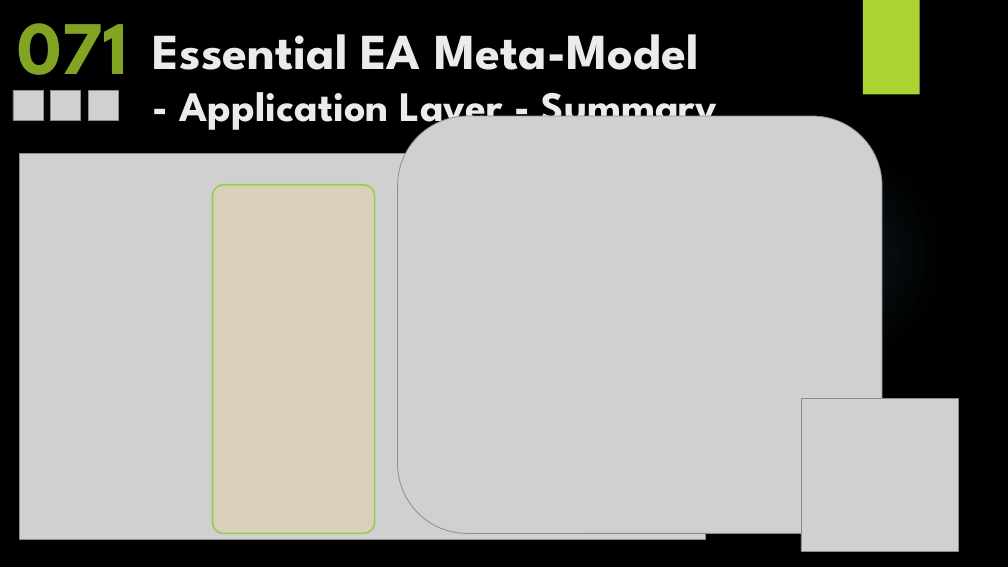
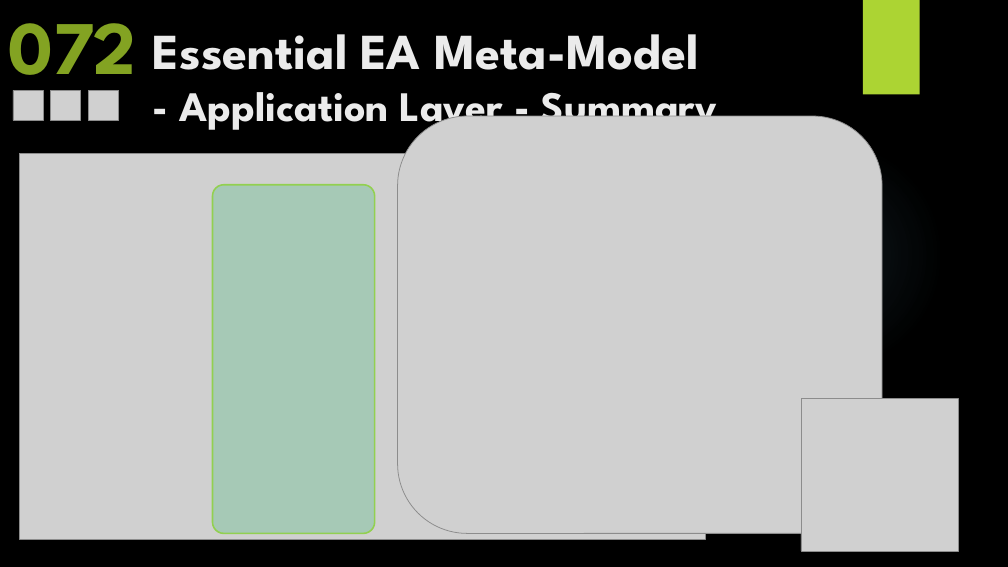
Before and after one commit to yasenstar/EA_MetaModel, a slide deck: slide 133 of Master_EAS_Meta-Model.pptx (slide 131 before the commit). Drawn at 1008x567 pixels with LibreOffice and Linux fonts; fonts in the diff are those of the drawing; grey boxes stand for pictures; background and template pictures are left out. Boxes give left, top, right and bottom in pixels: in the first picture for what was removed or moved away, otherwise in the second. Text is boxed around its words. In the diff, an @@ line names an element or a change of style, - is before the commit and + after.

```diff
--- a/Master_EAS_Meta-Model.pptx
+++ b/Master_EAS_Meta-Model.pptx
@@ text at [9, 23, 137, 97]: text changed @@
-071
+072
@@ rounded rectangle at [212, 185, 374, 533]: fill #FFCC66 at 20% opacity to #00B050 at 20% opacity @@
```
Also in this commit, not shown: 4 other slides changed, 2 slides added, 35 other files.
